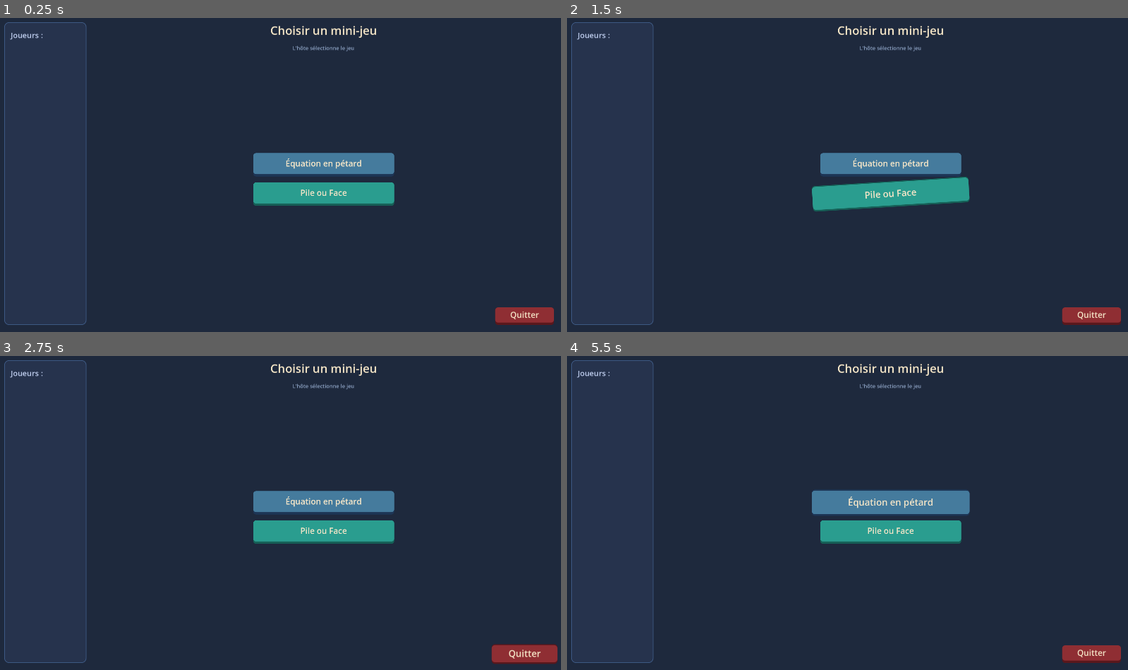
Above: before the commit, frames 1-4 (two rows, left to right).
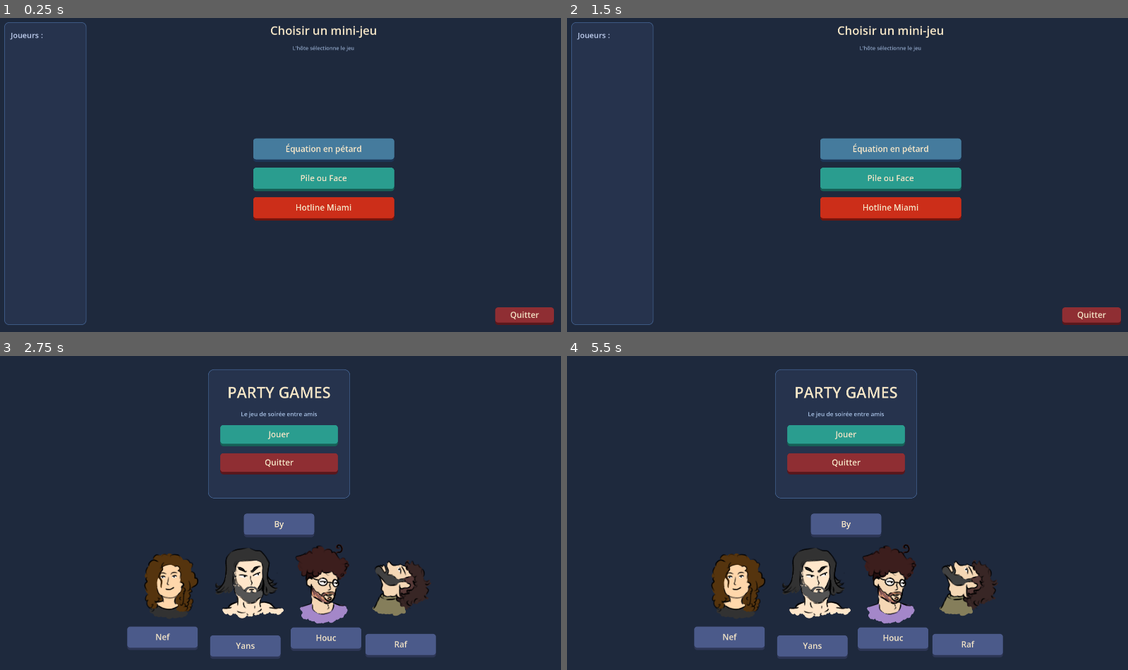
Above: after the commit, the same moments.

Repository: Gank-Bang/PartyGame
Game: Godot game, scene res://Scenes/Lobby/SelectGames.tscn
The game is run twice, just before and just after one commit, with the same random seed, the same clock (stepped at 60 frames per second) and the same inputs. This scene is started directly instead of the project's main scene.
Inputs (mouse positions are in pixels of both pictures, inside the frame that each line leads up to):
- Up to frame 1 (0.25 s): no input
- Up to frame 2 (1.5 s): tap Enter at 0.5 s; move the mouse to (892, 165) at 0.52 s; hold Right (ui_right) 0.53-1.28 s; click (892, 165) at 0.6 s; tap Space at 1.25 s; move the mouse to (892, 193) at 1.27 s; hold Down (ui_down) from 1.28 s (still down); click (892, 193) at 1.35 s
- Up to frame 3 (2.75 s): tap Enter at 2 s; move the mouse to (527, 654) at 2.02 s; release Down (ui_down) at 2.03 s; hold Right (ui_right) from 2.03 s (still down); click (527, 654) at 2.1 s
- Up to frame 4 (5.5 s): tap Space at 2.75, 4.25 s; move the mouse to (841, 491) at 2.77 s; release Right (ui_right) at 2.78 s; hold Up (ui_up) 2.78-3.53 s; click (841, 491) at 2.85 s; tap Enter at 3.5 s; move the mouse to (1015, 560) at 3.52 s; hold Left (ui_left) 3.53-5.03 s; click (1015, 560) at 3.6 s; move the mouse to (679, 462) at 4.27 s; click (679, 462) at 4.35 s; move the mouse to (875, 513) at 5.02 s; hold Down (ui_down) from 5.03 s (still down); click (875, 513) at 5.1 s

The runs differ from the first frame. In frame 1, 5.6% of the frame differs, in the area x 45-71%, y 38-65%; in frame 2, 5.8%; in frame 3, 18%; in frame 4, 18%, in the area x 0-99%, y 1-98%.
Error before the commit: Cannot call method 'get' on a null value. (res://Scripts/Lobby/SelectGamesScript.gd:23)

Commit message:
correctif

Diff:
--- a/Scenes/Lobby/SelectGames.tscn
+++ b/Scenes/Lobby/SelectGames.tscn
@@ -74,13 +74,6 @@
 theme_override_font_sizes/font_size = 26
 text = "Joueurs :"
 
-[node name="HotlineMiami" parent="." unique_id=1662627380 instance=ExtResource("1_wdffp")]
-offset_left = 668.0
-offset_top = 435.0
-offset_right = 1210.0
-offset_bottom = 515.0
-text = "Hotline Miami"
-
 [node name="VBoxContainer" type="VBoxContainer" parent="CanvasLayer/UI/MainHBox/LeftPanel/Margin/VBox" unique_id=841371729]
 layout_mode = 2
 theme_override_constants/separation = 10
@@ -125,6 +118,14 @@
 face_color = Color(0.165, 0.616, 0.561, 1)
 shadow_color = Color(0.086, 0.376, 0.341, 1)
 
+[node name="HotlineMiami" parent="CanvasLayer/UI/MainHBox/RightVBox" unique_id=1662627380 instance=ExtResource("1_wdffp")]
+custom_minimum_size = Vector2(480, 80)
+layout_mode = 2
+size_flags_horizontal = 4
+text = "Hotline Miami"
+face_color = Color(0.8, 0.18, 0.1, 1)
+shadow_color = Color(0.45, 0.08, 0.05, 1)
+
 [node name="Spacer2" type="Control" parent="CanvasLayer/UI/MainHBox/RightVBox" unique_id=1955445689]
 layout_mode = 2
 size_flags_vertical = 3
--- a/Scenes/Main.tscn
+++ b/Scenes/Main.tscn
@@ -1,6 +1,5 @@
 [gd_scene format=3 uid="uid://ywmyd4tgj54"]
 
-[ext_resource type="Script" uid="uid://duhmisqa7npno" path="res://Scripts/Lobby/MainScript.gd" id="1_main"]
 [ext_resource type="Script" uid="uid://duhmisqa7npno" path="res://Scripts/Lobby/MainScript.gd" id="1_main"]
 [ext_resource type="PackedScene" uid="uid://dpolumee7tq7e" path="res://Scenes/RafGames/Components/FlatButton.tscn" id="2_flat"]
 [ext_resource type="Texture2D" uid="uid://b4r2ojkxsosx" path="res://Ressources/Menu/Creators.png" id="3_kln2b"]
--- a/Scripts/Lobby/SelectGamesScript.gd
+++ b/Scripts/Lobby/SelectGamesScript.gd
@@ -5,11 +5,11 @@
 
 const _FlatButtonScene := preload("res://Scenes/RafGames/Components/FlatButton.tscn")
 
-@onready var _player_vbox: VBoxContainer = $VBoxContainer
-@onready var _btn_equation: Control    = $FlatButton
-@onready var _btn_pileface: Control    = $FlatButton2
-@onready var _btn_quitter: Control     = $FlatButton3
-@onready var _btn_miami: Control     = $HotlineMiami
+@onready var _player_vbox: VBoxContainer = $CanvasLayer/UI/MainHBox/LeftPanel/Margin/VBox/VBoxContainer
+@onready var _btn_equation: Control    = $CanvasLayer/UI/MainHBox/RightVBox/FlatButton
+@onready var _btn_pileface: Control    = $CanvasLayer/UI/MainHBox/RightVBox/FlatButton2
+@onready var _btn_quitter: Control     = $CanvasLayer/UI/MainHBox/RightVBox/QuitRow/FlatButton3
+@onready var _btn_miami: Control     = $CanvasLayer/UI/MainHBox/RightVBox/HotlineMiami
 
 ## Couleurs de survol "hôte" pour les clients (key = scene id)
 const _HOVER_FACE:   Dictionary = {"equation": Color("f4a261"), "pileface": Color("f4a261"), "miami": Color("f4a261")}
